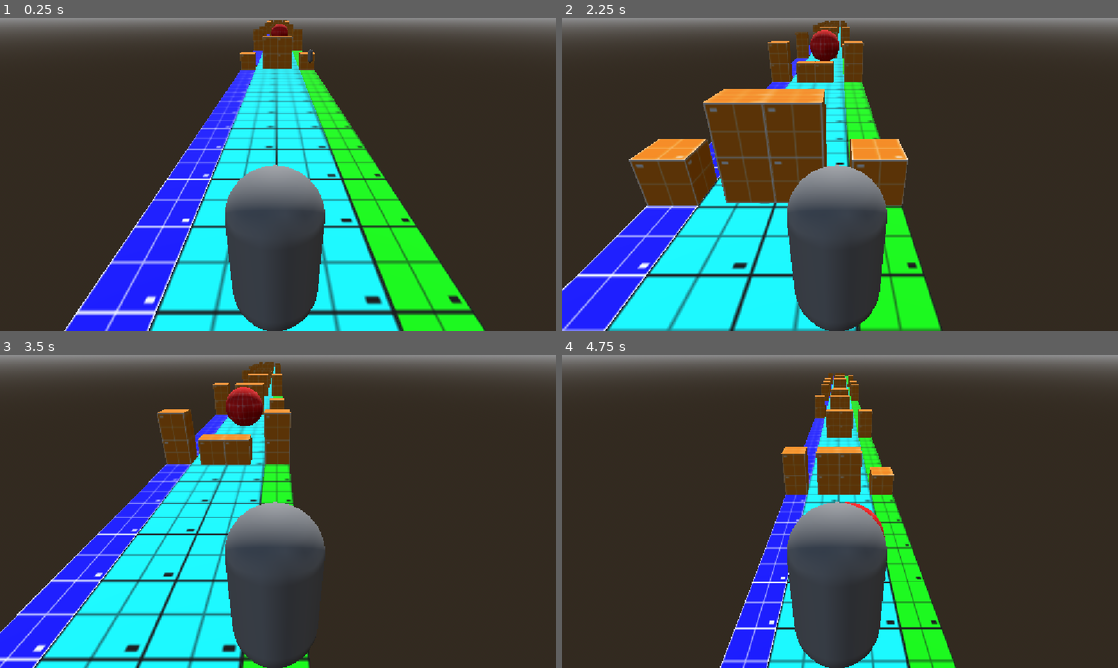
Above: before the commit, frames 1-4 (two rows, left to right).
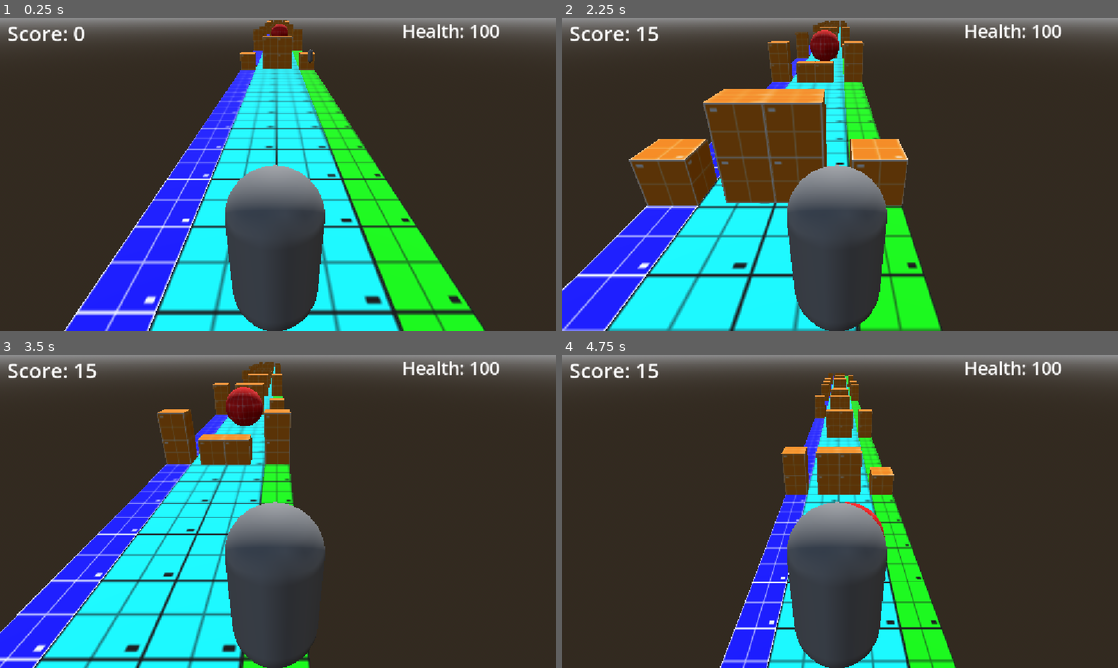
Above: after the commit, the same moments.

Repository: casualxcrisis/slash-dash
Game: Godot game, scene res://levels/prototype_level.tscn
Two runs of this game, one before a commit and one after it. Both use one fixed random seed, a clock stepped at 60 frames per second and the inputs below.
Inputs:
- Up to frame 1 (0.25 s): no input
- Up to frame 2 (2.25 s): hold D (move_right) 0.53-1.28 s; tap S (attack) at 0.6, 1.35, 2.1 s; tap W (jump) at 0.77, 1.52 s; hold A (move_left) 1.28-2.03 s; hold D (move_right) from 2.03 s (still down)
- Up to frame 3 (3.5 s): keep holding D (move_right); tap S (attack) at 2.85 s; tap W (jump) at 3.02 s
- Up to frame 4 (4.75 s): release D (move_right) at 3.53 s; hold A (move_left) from 3.53 s (still down); tap S (attack) at 3.6, 4.35 s; tap W (jump) at 3.77, 4.52 s

The runs differ from the first frame. In frame 1, 0.6% of the frame differs, in the area x 1-90%, y 2-8%; in frame 2, 0.6%; in frame 3, 0.6%; in frame 4, 0.6%.

Commit message:
Added basic hud elements for health and score.

Diff:
--- /dev/null
+++ b/assets/scripts/player/health_hud.gd
@@ -0,0 +1,5 @@
+extends Label
+
+func _process(delta: float) -> void:
+	var health_string = var_to_str(Global.player_health)
+	%Health.set_text("Health: " + health_string)
--- /dev/null
+++ b/assets/scripts/player/score_hud.gd
@@ -0,0 +1,6 @@
+extends Label
+
+
+func _process(delta: float) -> void:
+	var score_string = var_to_str(Global.player_score)
+	%Score.set_text("Score: " + score_string)
--- a/scenes/player/player_controller.tscn
+++ b/scenes/player/player_controller.tscn
@@ -1,6 +1,8 @@
 [gd_scene format=3 uid="uid://cl8dl2kd2sm1i"]
 
 [ext_resource type="Script" uid="uid://dacski64kkbbf" path="res://assets/scripts/player/player_controller.gd" id="1_4q5nu"]
+[ext_resource type="Script" uid="uid://bgqssfkefhr05" path="res://assets/scripts/player/score_hud.gd" id="2_0cfoe"]
+[ext_resource type="Script" uid="uid://25uw4yrqko5c" path="res://assets/scripts/player/health_hud.gd" id="2_0nonk"]
 [ext_resource type="Script" uid="uid://c8hv5wbhw8yv6" path="res://assets/scripts/player/attack_cast.gd" id="2_iivv4"]
 
 [sub_resource type="CapsuleShape3D" id="CapsuleShape3D_0yd1l"]
@@ -25,6 +27,25 @@
 transform = Transform3D(1, 0, 0, 0, 0.8728372, 0.48801157, 0, -0.48801157, 0.8728372, 0.0314779, 2.2620666, 2.3148236)
 fov = 57.5
 
+[node name="Health" type="Label" parent="Camera3D" unique_id=1318841856]
+unique_name_in_owner = true
+offset_left = 833.0
+offset_top = 1.0
+offset_right = 1156.0
+offset_bottom = 84.0
+theme_override_font_sizes/font_size = 37
+script = ExtResource("2_0nonk")
+
+[node name="Score" type="Label" parent="Camera3D" unique_id=1185504792]
+unique_name_in_owner = true
+offset_left = 15.0
+offset_top = 2.0
+offset_right = 152.0
+offset_bottom = 61.0
+theme_override_font_sizes/font_size = 43
+text = "Score: "
+script = ExtResource("2_0cfoe")
+
 [node name="HurtPickupZone" type="Area3D" parent="." unique_id=1803224088 groups=["player"]]
 
 [node name="CollisionShape3D" type="CollisionShape3D" parent="HurtPickupZone" unique_id=567941906]
Not shown, added: assets/scripts/player/health_hud.gd.uid
Not shown, added: assets/scripts/player/score_hud.gd.uid
